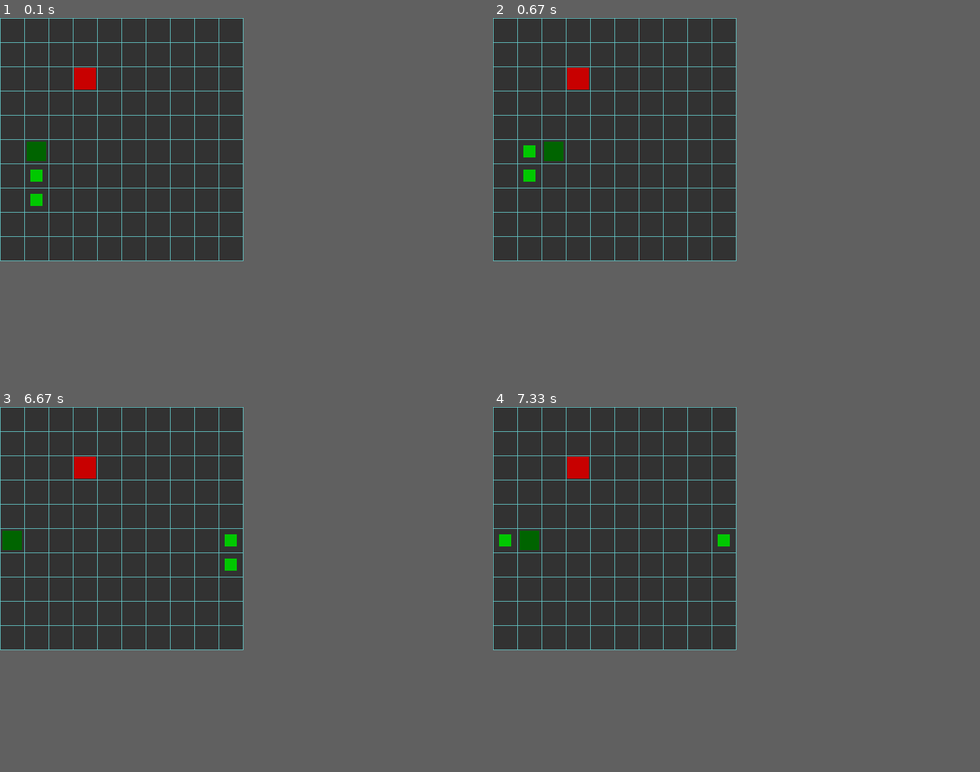
Above: before the commit, frames 1-4 (two rows, left to right).
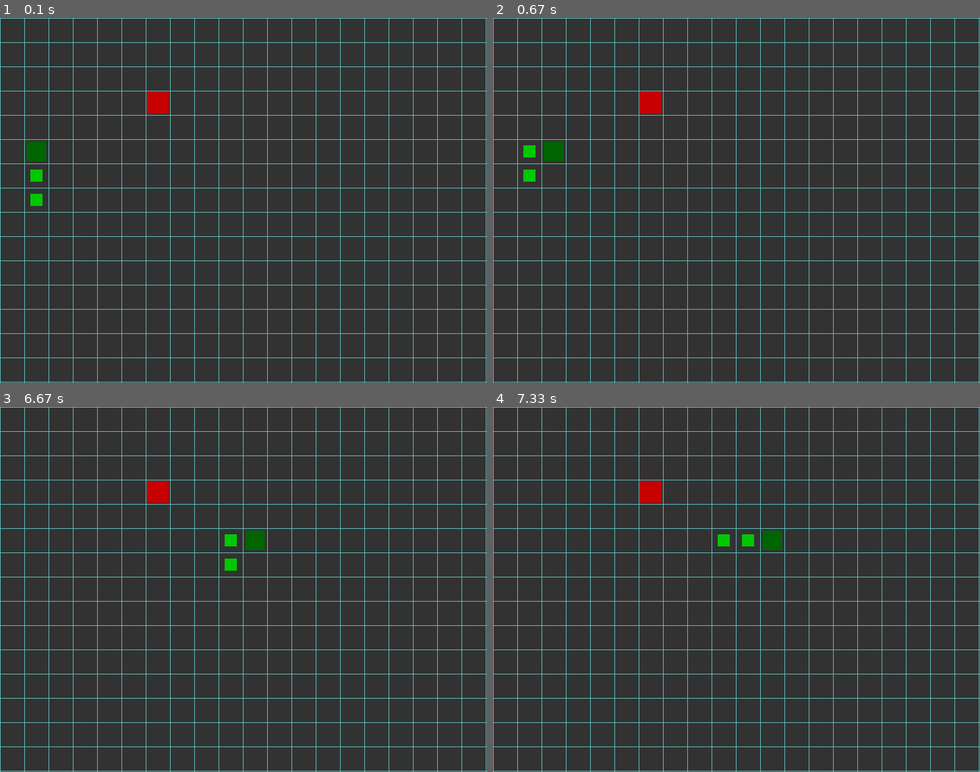
Above: after the commit, the same moments.

Repository: martinsamoylov/snake_pygame
Game: pygame game, started from main.py
Same seed, same stepped clock (60 frames per second), same inputs: the game is played once before the commit and once after it.
Inputs:
- Up to frame 1 (0.1 s): no input
- Up to frame 2 (0.67 s): tap Enter at 0.33 s
- Up to frame 3 (6.67 s): hold Right 0.67-1.13 s; hold Up 1.17-1.63 s; hold Right 1.67-2.13 s; hold Left 2.17-2.7 s; hold Down 2.73-3.03 s; hold Right 3.9-4.53 s; hold Up 5.97-6.27 s; hold Right from 6.3 s (still down)
- Up to frame 4 (7.33 s): release Right at 6.77 s; hold Left from 6.8 s (still down)
The window is 401x401 before the commit and 802x602 after it. Grey fills any space a smaller window leaves; there, only what the larger window draws over its background counts as a difference.

The runs differ from the first frame. In frame 1, 3.9% of the frame differs, in the area x 0-100%, y 0-100%; in frame 2, 3.9%; in frame 3, 4.4%; in frame 4, 4.5%.

Commit message:
square -> rectangle

Diff:
--- a/settings.py
+++ b/settings.py
@@ -2,15 +2,16 @@
 
 
 
-H = 401
-W = 401
 block = 40
+H = block * 15 + 2
+W = block * 20 + 2
 
 current_time = 0
 time_tick = 1
 fps = 100
 
 
-size = H//block
+size_h = H//block
+size_w = W//block
 pygame.init()
 screen = pygame.display.set_mode((W,H))
--- a/snake.py
+++ b/snake.py
@@ -46,14 +46,14 @@
         elif self.key == 'u':
             y = y - 1
 
-        if x > settings.size - 1:
+        if x > settings.size_w - 1:
             x = 0
         if x <= -1:
-            x = settings.size - 1
-        if y > settings.size - 1:
+            x = settings.size_w - 1
+        if y > settings.size_h - 1:
             y = 0
         if y <= -1:
-            y = settings.size - 1
+            y = settings.size_h - 1
 
         newp = Point(x, y)
         if newp in self.mp:
@@ -88,8 +88,8 @@
                 return
         self.key_queue.append(key)
     def createapple(self):
-        a = random.randint(0, settings.size - 1)
-        b = random.randint(0, settings.size - 1)
+        a = random.randint(0, settings.size_w - 1)
+        b = random.randint(0, settings.size_h - 1)
         p = Point(a,b)
 
         if p in self.mp:
